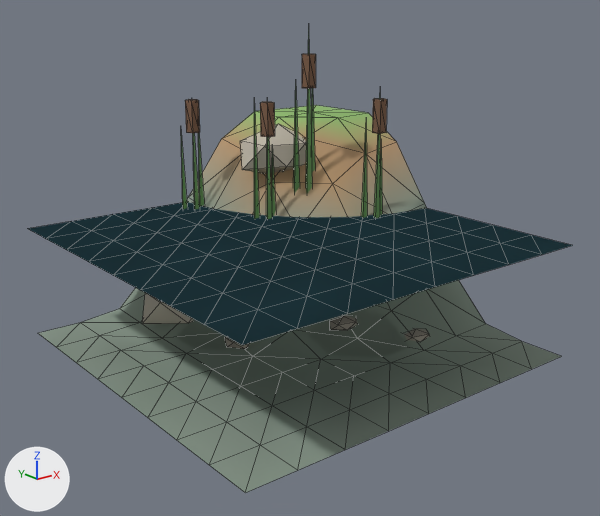
A saved change to the glTF model packages/client/public/assets/kits/common/bank.inner.glb.
One viewpoint serves both versions: a 50 mm camera at (-0.771, -1.128, 0.438) aimed at (0.489, 0.447, -0.192). The axes (+X, +Y, +Z) are drawn at lower left. The lights are the same throughout. The picture after the commit comes second. Mesh edges are drawn as thin lines. Where no turn or scale is listed for an object, it has been applied to the vertices. Vertices at exactly the same position are counted once.

In view in the first picture: 'bank.inner.v0.land', 'bank.inner.v1.land', 'bank.inner.v2.land', 'bank.inner.v2.water'.
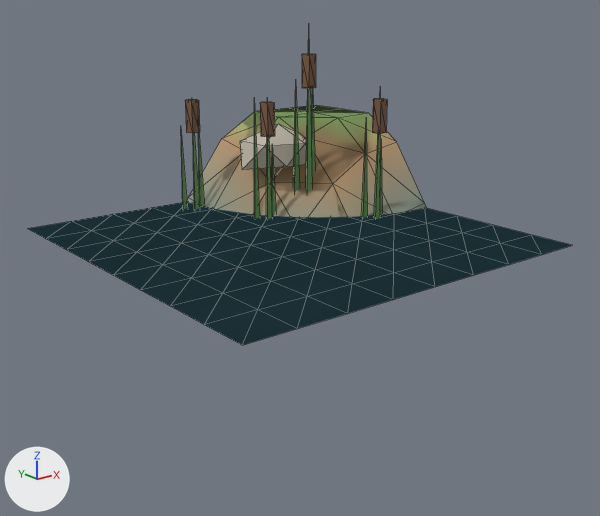
Where the newer file only moved an object's origin or applied its transform, the numbers keep the older frame.

Pixel boxes (x1, y1, x2, y2) of what changed, in the pictures (600 x 516 px):
'bank.inner.v1.land', reshaped: before (38, 35, 561, 493); after (181, 35, 427, 219)
'bank.inner.v0.land', reshaped: before (176, 309, 430, 357); after (243, 105, 373, 217)
'bank.inner.v2.land', reshaped: before (142, 124, 307, 324); after (240, 124, 307, 170)
part 1 of me_bank_inner_v0_land, deleted: before (225, 316, 430, 349)
part 2 of me_bank_inner_v0_land, deleted: before (176, 309, 410, 357)
part 3 of me_bank_inner_v1_land, deleted: before (38, 280, 561, 493)
part 4 of me_bank_inner_v2_land, deleted: before (142, 293, 194, 324)
part 5 of me_bank_inner_v2_land, deleted: before (244, 165, 302, 174)

What the commit changed:
me_bank_inner_v0_land is used by ob_bank_inner_v0_land; location (0.5, 0.5, -0.175).
me_bank_inner_v0_land had 153 vertices, 248 faces and spanned x -0.5..0.5, y -0.5..0.5, z -0.275..0.275.
me_bank_inner_v0_land now has 24 vertices, 30 faces and spans x -0.125..0.5, y -0.125..0.5, z -0.143..0.275.
me_bank_inner_v0_land part 1: 6 loose pieces with 72 vertices, spanning x -0.155..0.43, y -0.234..0.252, z -0.275..-0.044, are deleted.
Part 2, on me_bank_inner_v0_land:
57 vertices are removed from x -0.5..0.5, y -0.5..0.5, z -0.275..-0.143.
98 faces are deleted.
me_bank_inner_v1_land is used by ob_bank_inner_v1_land; location (0.5, 0.5, -0.039).
me_bank_inner_v1_land had 169 vertices, 240 faces and spanned x -0.5..0.5, y -0.5..0.5, z -0.411..0.411.
me_bank_inner_v1_land now has 112 vertices, 118 faces and spans x -0.125..0.5, y -0.125..0.5, z -0.279..0.411.
Part 3, on me_bank_inner_v1_land:
57 vertices are removed from x -0.5..0.5, y -0.5..0.5, z -0.411..-0.279.
122 faces are deleted.
me_bank_inner_v2_land is used by ob_bank_inner_v2_land; location (0.5, 0.5, -0.175).
me_bank_inner_v2_land had 117 vertices, 188 faces and spanned x -0.5..0.5, y -0.5..0.5, z -0.275..0.275.
me_bank_inner_v2_land now has 35 vertices, 45 faces and spans x -0.125..0.5, y -0.125..0.5, z -0.143..0.275.
me_bank_inner_v2_land part 4: the loose piece of 12 vertices spanning x -0.278..-0.046, y 0.219..0.397, z -0.275..-0.124 is deleted.
Part 5, on me_bank_inner_v2_land:
58 vertices are removed from x -0.5..0.5, y -0.5..0.5, z -0.275..0.113.
103 faces are deleted.
Other edits to the shape of me_bank_inner_v2_land do not show in these pictures.
